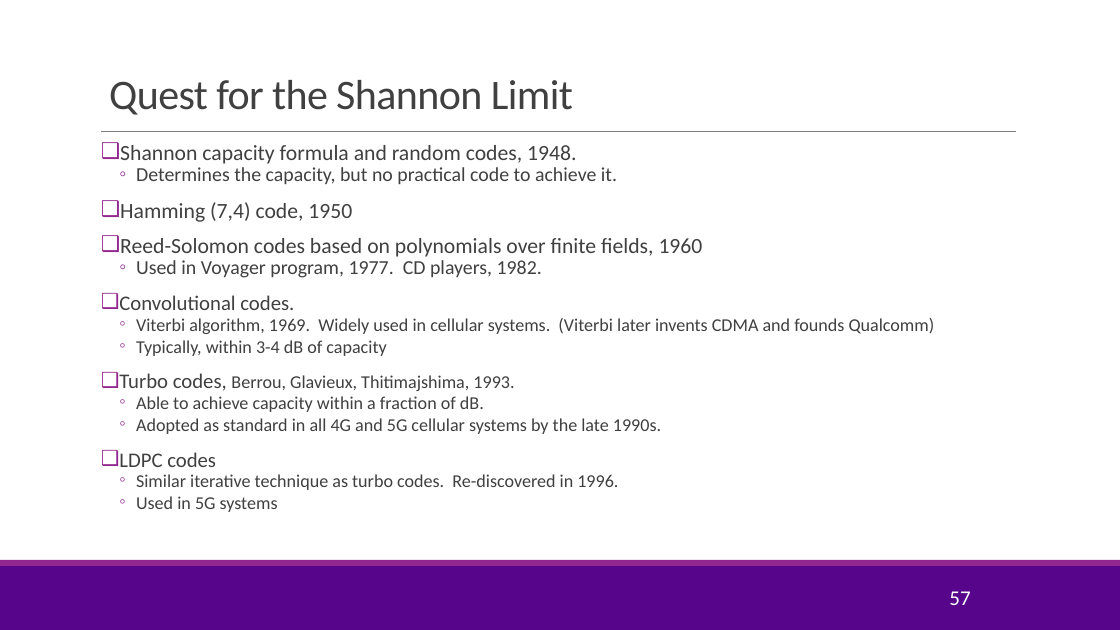
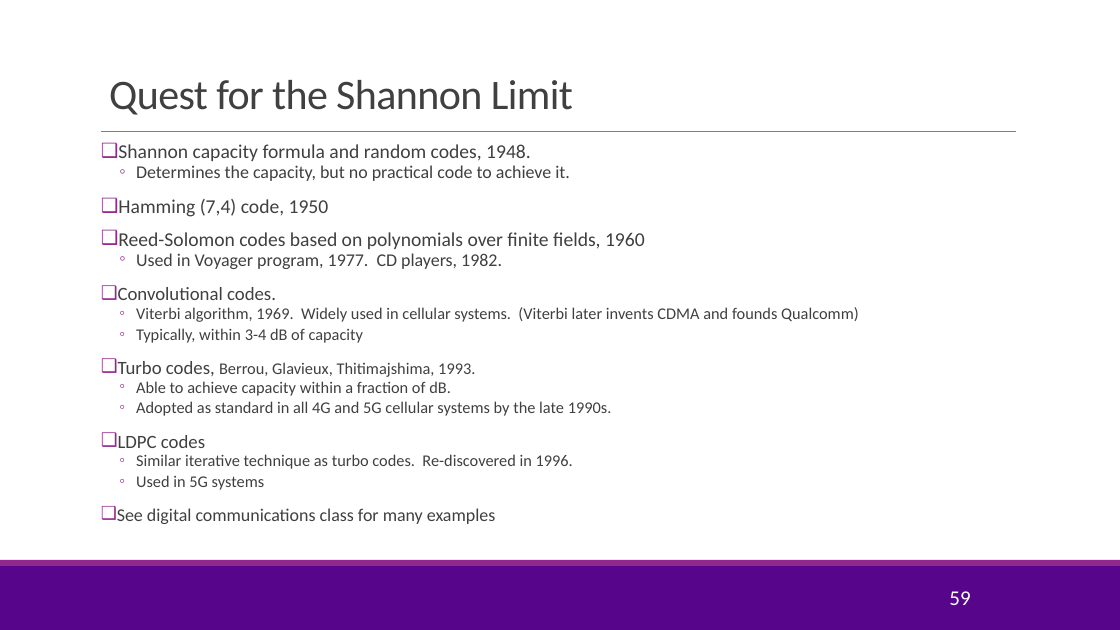
Before and after one commit to sdrangan/wirelesscomm, a slide deck: slide 59 of lectures/Unit04_Coding.pptx (slide 57 before the commit). Drawn at 1120x630 pixels with LibreOffice and Linux fonts; fonts in the diff are those of the drawing; background and template pictures are left out. Boxes give left, top, right and bottom in pixels: in the first picture for what was removed or moved away, otherwise in the second. Text is boxed around its words. In the diff, an @@ line names an element or a change of style, - is before the commit and + after.

Commit message:
Added BICM capacity to the lecture

```diff
--- a/lectures/Unit04_Coding.pptx
+++ b/lectures/Unit04_Coding.pptx
@@ text at (118, 144, 859, 490): size 18.6 to 16.8 pt in "Shannon capacity formula and random codes, 1948.", "Hamming (7,4) code, 1950", "Reed-Solomon codes based on polynomials over finite ..."; size 17.1 to 15.4 pt in "Determines the capacity, but no practical code ...", "Used in Voyager program, 1977. CD players, ..."; size 17.8 to 16.1 pt in "Convolutional codes.", "Turbo codes,", "LDPC codes"; size 15.5 to 14 pt in "Viterbi algorithm, 1969. Widely used in cellular ...", "Typically, within 3-4 dB of capacity", "Berrou, Glavieux, Thitimajshima, 1993.", "Able to achieve capacity within a fraction ..." and 3 more places @@
@@ text at (117, 508, 495, 524): paragraph added @@
+❑ See digital communications class for many examples
@@ page number at (949, 591, 970, 605): text changed @@
-57
+59
```
Also in this commit, not shown: 7 other slides changed, 11 slides added, 3 slides removed, 3 other files.
